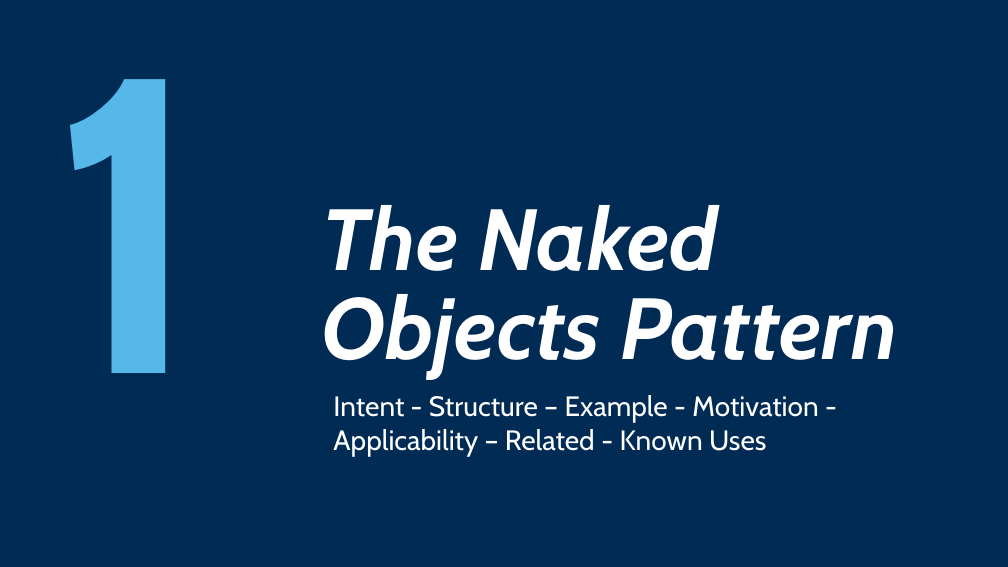
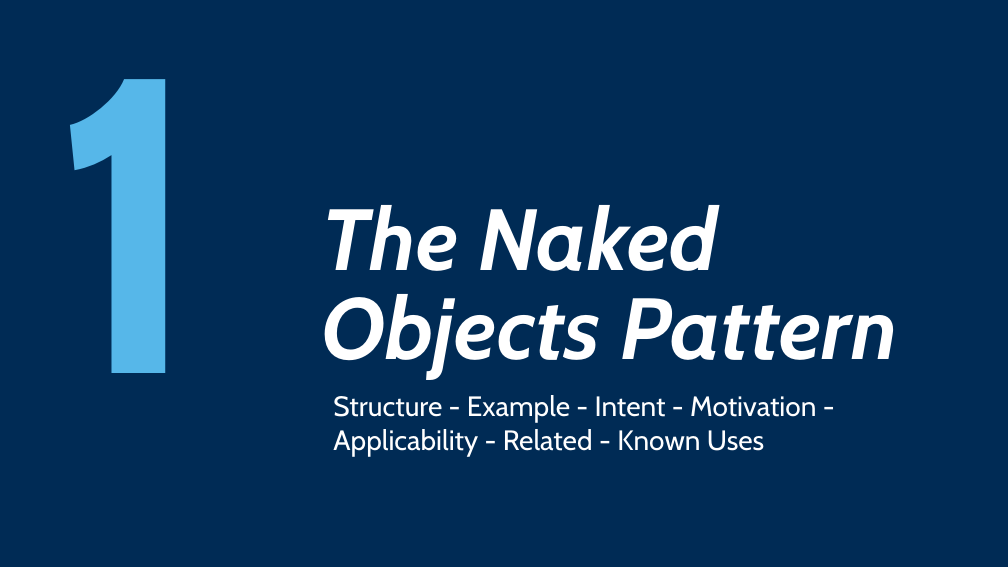
Before and after one commit to joerg-rade/dddsample-isis, a slide deck: slide 4 of NakedObjects.pptx. Drawn at 1008x567 pixels with LibreOffice and Linux fonts; fonts in the diff are those of the drawing; background and template pictures are left out. Boxes give left, top, right and bottom in pixels: in the first picture for what was removed or moved away, otherwise in the second. Text is boxed around its words. In the diff, an @@ line names an element or a change of style, - is before the commit and + after.

```diff
--- a/NakedObjects.pptx
+++ b/NakedObjects.pptx
@@ text at (x1=333, y1=395, x2=816, y2=456): text changed @@
-  Intent - Structure – Example - Motivation - Applicability – Related - Known Uses
+  Structure - Example - Intent - Motivation - Applicability - Related - Known Uses
```
Also in this commit, not shown: 16 other slides changed, 2 slides added, 1 slide removed, 4 other files.
